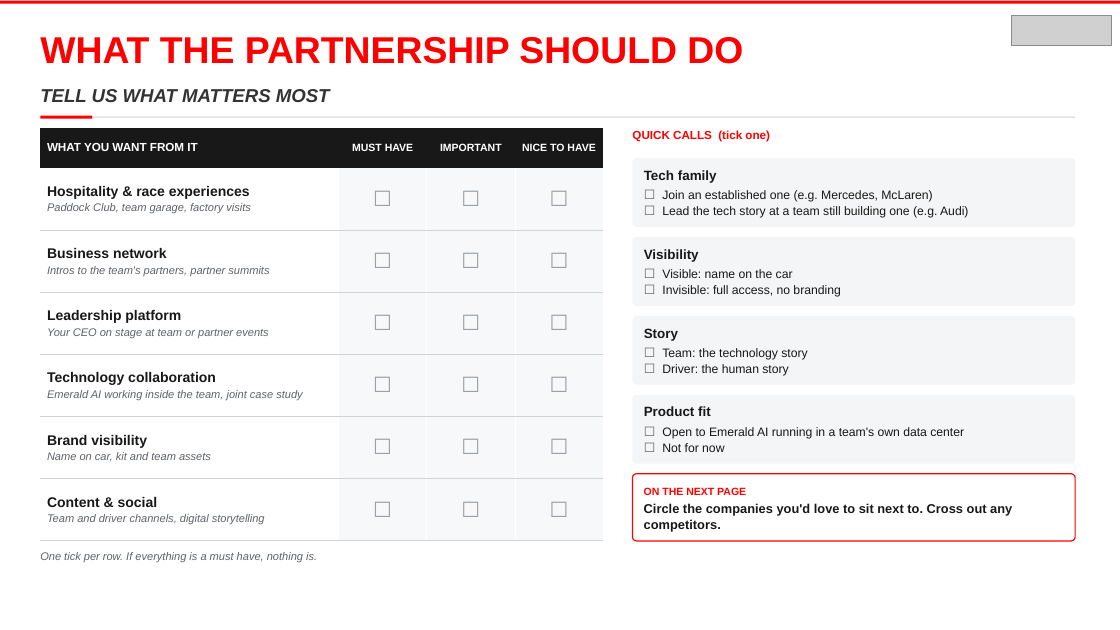
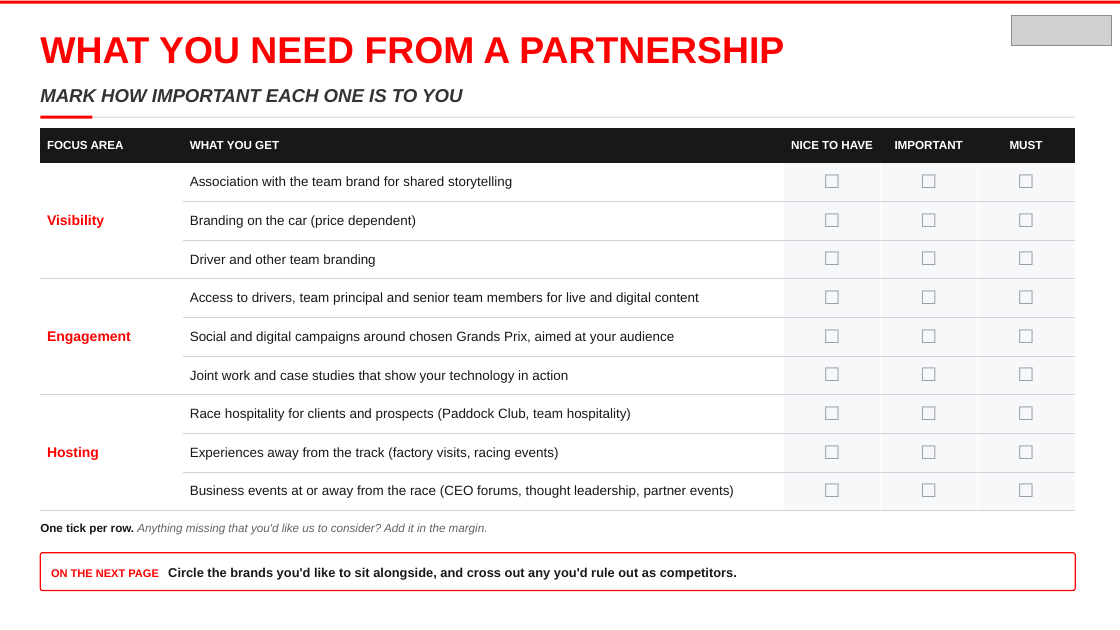
Before and after one commit to rahulgopalan42/rg42, a slide deck: slide 3 of emerald-ai/Emerald_AI_F1_Partnership_Brief.pptx. Drawn at 1120x630 pixels with LibreOffice and Linux fonts; fonts in the diff are those of the drawing; grey boxes stand for pictures. Boxes give left, top, right and bottom in pixels: in the first picture for what was removed or moved away, otherwise in the second. Text is boxed around its words. In the diff, an @@ line names an element or a change of style, - is before the commit and + after.

```diff
--- a/emerald-ai/Emerald_AI_F1_Partnership_Brief.pptx
+++ b/emerald-ai/Emerald_AI_F1_Partnership_Brief.pptx
@@ text at box(40, 37, 784, 102): text changed; size 32 to 16 pt; text colour #FF0000 to #333333; italic on @@
-WHAT THE PARTNERSHIP SHOULD DO
-TELL US WHAT MATTERS MOST
+WHAT YOU NEED FROM A PARTNERSHIP
+MARK HOW IMPORTANT EACH ONE IS TO YOU
@@ table at box(40, 128, 1075, 511) @@
-WHAT YOU WANT FROM IT | MUST HAVE | IMPORTANT | NICE TO HAVE
-Hospitality & race experiences / Paddock Club, team garage, factory visits | ☐ | ☐ | ☐
-Business network / Intros to the team's partners, partner summits | ☐ | ☐ | ☐
-Leadership platform / Your CEO on stage at team or partner events | ☐ | ☐ | ☐
-Technology collaboration / Emerald AI working inside the team, joint case study | ☐ | ☐ | ☐
-Brand visibility / Name on car, kit and team assets | ☐ | ☐ | ☐
-Content & social / Team and driver channels, digital storytelling | ☐ | ☐ | ☐
+FOCUS AREA | WHAT YOU GET | NICE TO HAVE | IMPORTANT | MUST
+Visibility | Association with the team brand for shared storytelling | ☐ | ☐ | ☐
+ | Branding on the car (price dependent) | ☐ | ☐ | ☐
+ | Driver and other team branding | ☐ | ☐ | ☐
+Engagement | Access to drivers, team principal and senior team members for live and digital content | ☐ | ☐ | ☐
+ | Social and digital campaigns around chosen Grands Prix, aimed at your audience | ☐ | ☐ | ☐
+ | Joint work and case studies that show your technology in action | ☐ | ☐ | ☐
+Hosting | Race hospitality for clients and prospects (Paddock Club, team hospitality) | ☐ | ☐ | ☐
+ | Experiences away from the track (factory visits, racing events) | ☐ | ☐ | ☐
+ | Business events at or away from the race (CEO forums, thought leadership, partner events) | ☐ | ☐ | ☐
@@ table: place and size @@
-table at box(40, 128, 603, 541)
+table at box(40, 128, 1075, 511)
@@ text removed at box(632, 130, 770, 142) @@
-QUICK CALLS (tick one)
@@ rounded rectangle removed at box(633, 158, 1075, 227) @@
-Tech family
-☐ Join an established one (e.g. Mercedes, McLaren)
-☐ Lead the tech story at a team still building one (e.g. Audi)
@@ rounded rectangle removed at box(633, 237, 1075, 306) @@
-Visibility
-☐ Visible: name on the car
-☐ Invisible: full access, no branding
@@ rounded rectangle removed at box(633, 316, 1075, 385) @@
-Story
-☐ Team: the technology story
-☐ Driver: the human story
@@ rounded rectangle removed at box(633, 395, 1075, 464) @@
-Product fit
-☐ Open to Emerald AI running in a team's own data center
-☐ Not for now
@@ text at box(40, 523, 488, 535): text changed; size 9.5 to 10 pt @@
-One tick per row. If everything is a must have, nothing is.
+One tick per row. Anything missing that you'd like us to consider? Add it in the margin.
@@ rounded rectangle "ON THE NEXT PAGE Circle ...": place and size @@
-rounded rectangle "ON THE NEXT PAGE Circle ..." at box(633, 474, 1075, 541)
+rounded rectangle "ON THE NEXT PAGE Circle ..." at box(40, 553, 1075, 591)
@@ text in rounded rectangle at box(51, 567, 737, 580): text changed @@
-ON THE NEXT PAGE
-Circle the companies you'd love to sit next to. Cross out any competitors.
+ON THE NEXT PAGE Circle the brands you'd like to sit alongside, and cross out any you'd rule out as competitors.
```
Also in this commit, not shown: 1 other slide changed.
